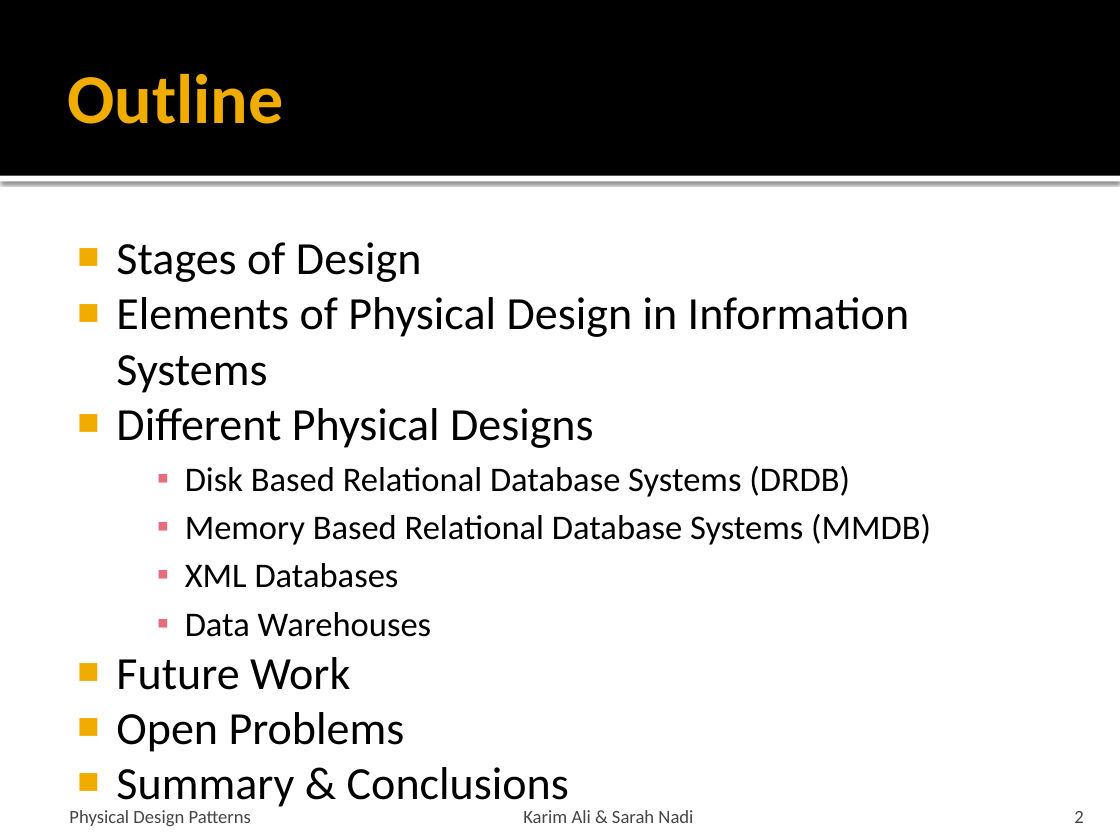
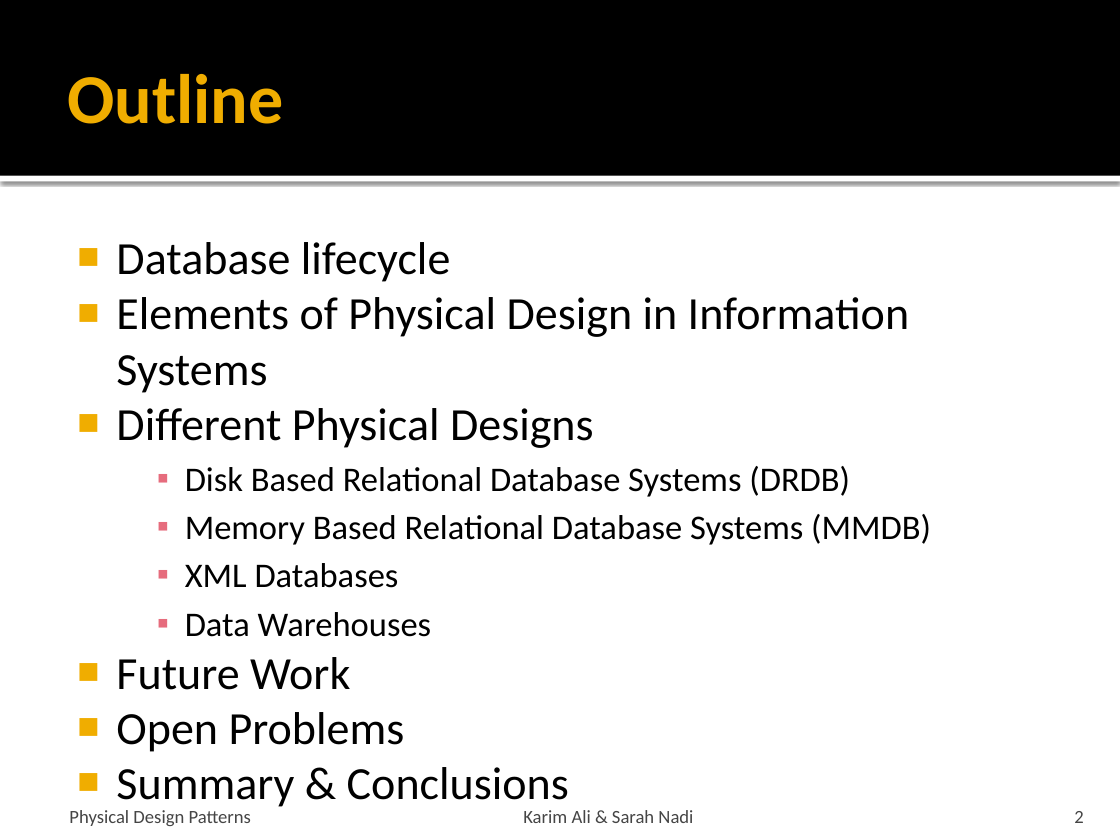
Before and after one commit to snadi/cs848-db, a slide deck: slide 2 of cs848-db/PhysDesignPres.pptx. Drawn at 1120x840 pixels with LibreOffice and Linux fonts; fonts in the diff are those of the drawing. Boxes give left, top, right and bottom in pixels: in the first picture for what was removed or moved away, otherwise in the second. Text is boxed around its words. In the diff, an @@ line names an element or a change of style, - is before the commit and + after.

```diff
--- a/cs848-db/PhysDesignPres.pptx
+++ b/cs848-db/PhysDesignPres.pptx
@@ text at (116, 242, 451, 282): text changed @@
-■ Stages of Design
+■ Database lifecycle
```
Also in this commit, not shown: 2 other slides changed, 1 slide removed.
